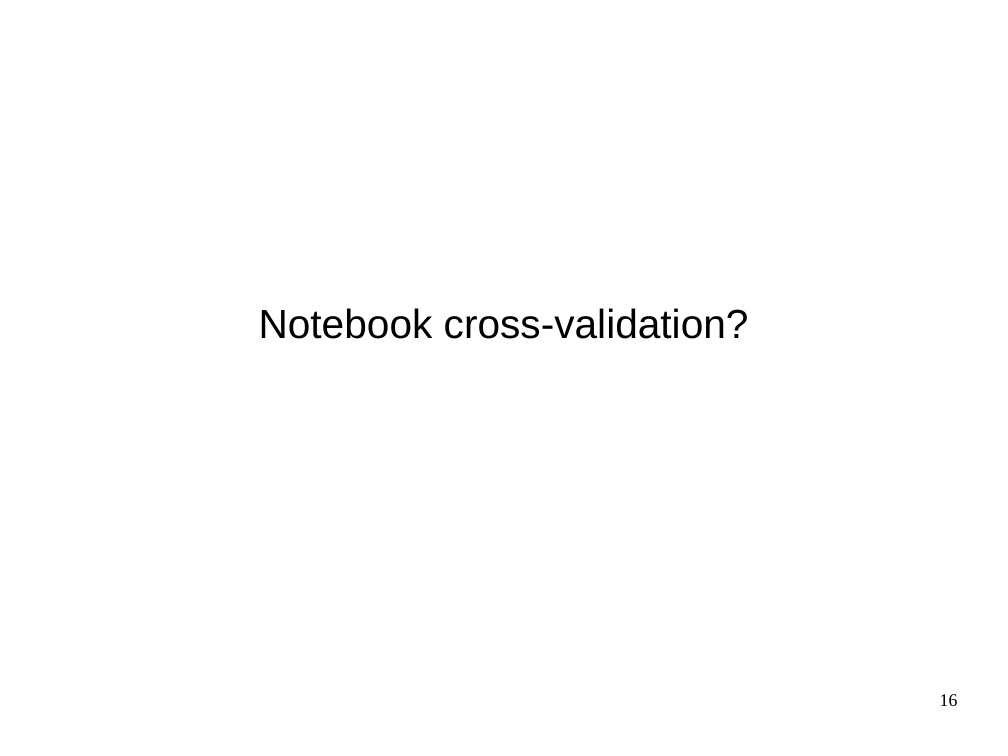
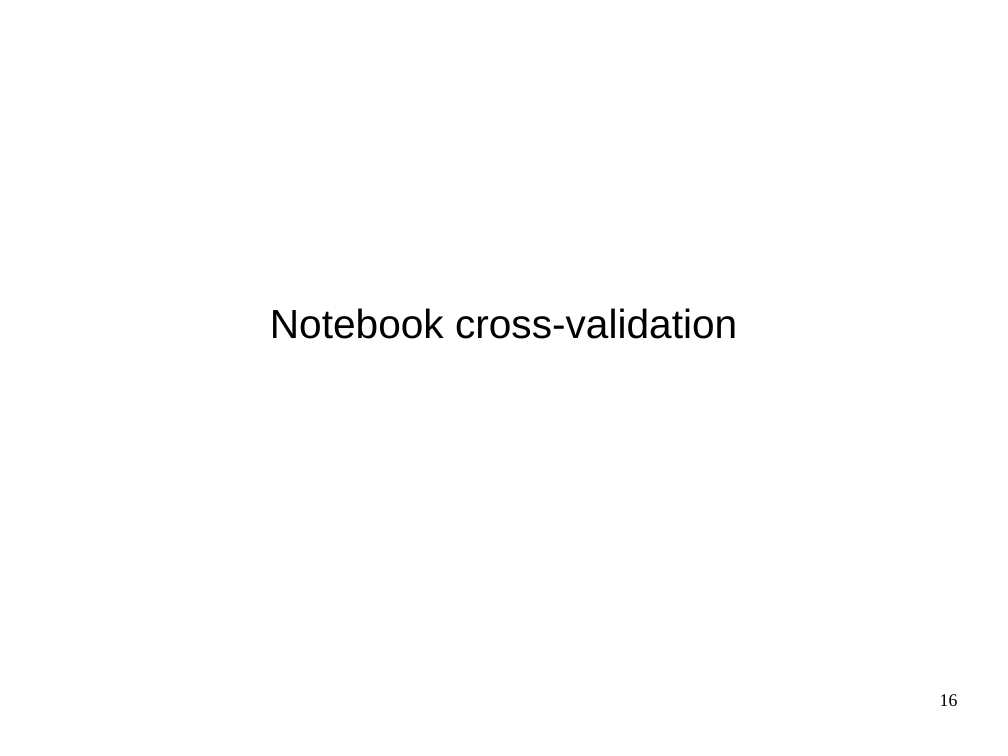
Before and after one commit to amueller/advanced-sklearn-boston-nlp-2016, a slide deck: slide 16 of pydata-amsterdam-advanced-sklearn.odp. Drawn at 1008x756 pixels with LibreOffice and Linux fonts; fonts in the diff are those of the drawing. Boxes give left, top, right and bottom in pixels: in the first picture for what was removed or moved away, otherwise in the second. Text is boxed around its words. In the diff, an @@ line names an element or a change of style, - is before the commit and + after.

Commit message:
add some notebooks

```diff
--- a/pydata-amsterdam-advanced-sklearn.odp
+++ b/pydata-amsterdam-advanced-sklearn.odp
@@ subtitle at <box>270,308,737,339</box>: text changed @@
-Notebook cross-validation?
+Notebook cross-validation
```
Also in this commit, not shown: 3 other slides changed, 1 slide added, 1 slide removed, 9 other files.
